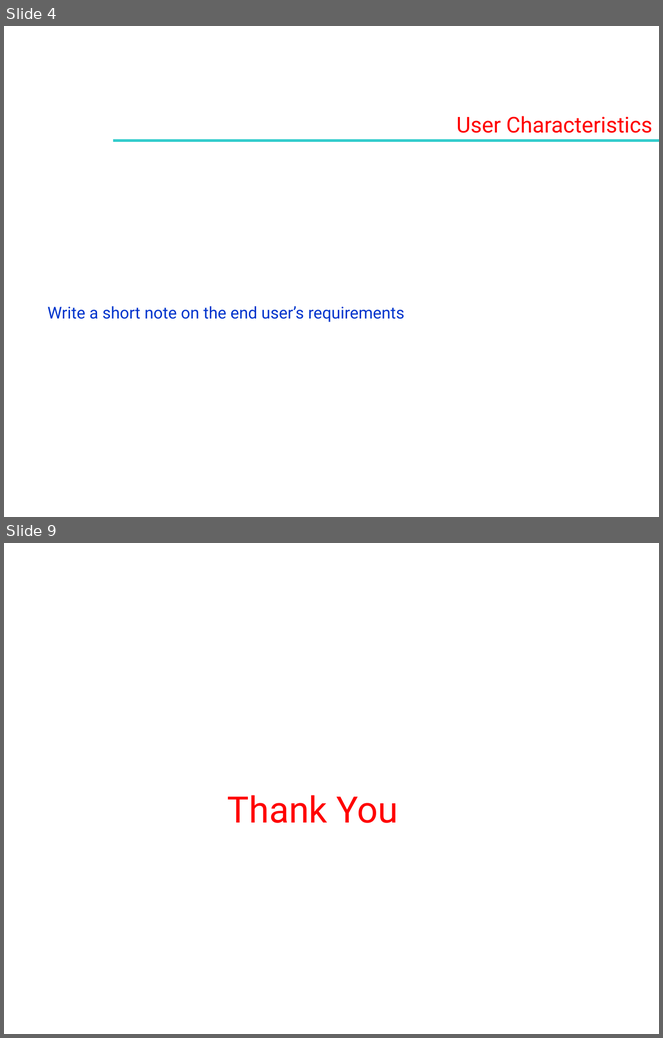
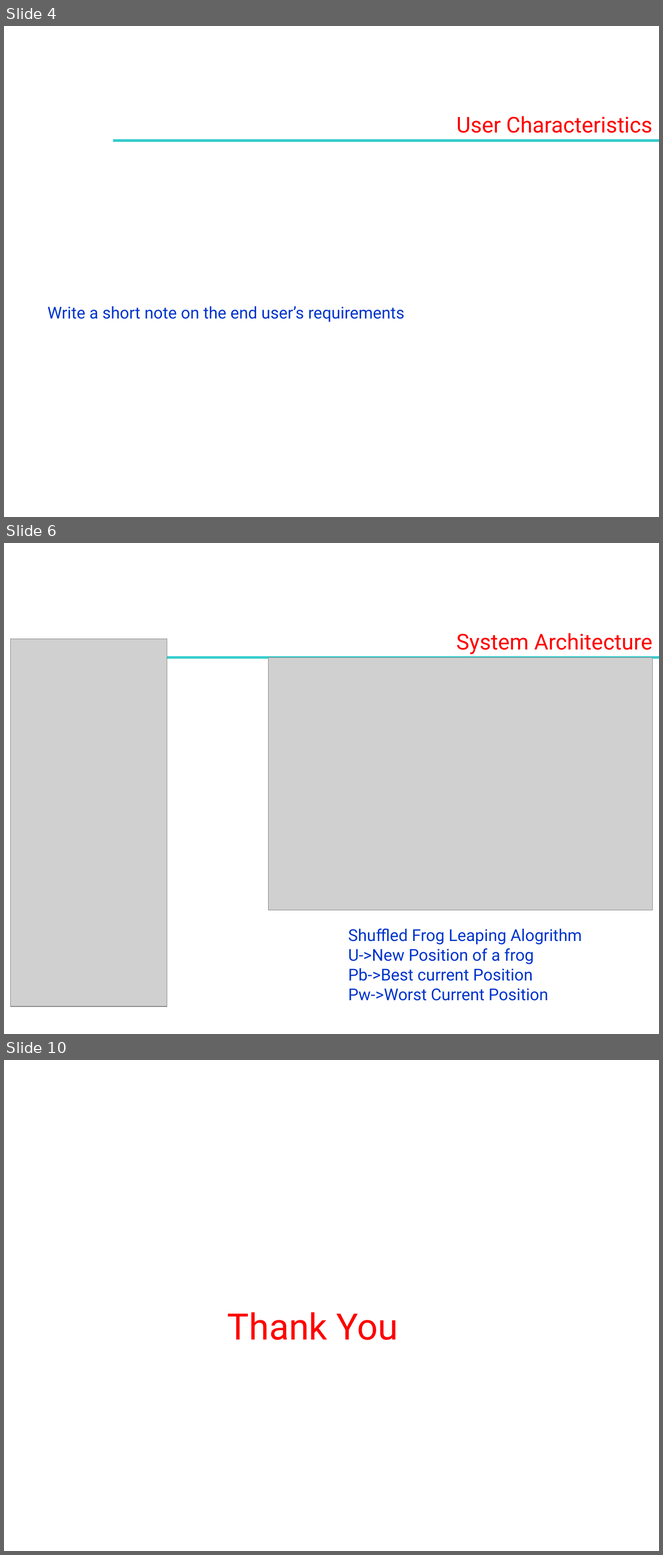
Before and after one commit to Surya-Narayan/Pacman, a slide deck: Resources/Presentation/Review 1 - Project Progress Presentation 2020.pptx. Shown one above the other, each under a label of ours: slides 4 and 9 before the commit, slides 4, 6 and 10 after it; the slides between them are not shown. The pictures are 663x1038 and 663x1555 pixels, drawn with LibreOffice and Linux fonts; fonts in the diff are those of the drawing; grey boxes stand for pictures; background and template pictures are left out. Boxes give left, top, right and bottom in pixels: in the first picture for what was removed or moved away, otherwise in the second. Text is boxed around its words. In the diff, an @@ line names an element or a change of style, - is before the commit and + after.

```diff
--- a/Resources/Presentation/Review 1 - Project Progress Presentation 2020.pptx
+++ b/Resources/Presentation/Review 1 - Project Progress Presentation 2020.pptx
@@ slide 6 added at [4,543,659,1034], background picture (left out) @@
@@ text added at [456,633,653,654], 24 pt, text #FF0000 @@
+System Architecture
@@ picture added at [11,639,167,1007] @@
@@ rectangle added at [113,656,659,659], fill #33CCCC @@
@@ picture added at [268,657,652,911] @@
@@ text added at [348,929,582,1001], 18 pt, text #0033CC @@
+Shuffled Frog Leaping Alogrithm
+U->New Position of a frog
+Pb->Best current Position
+Pw->Worst Current Position
@@ what was slide 9 is now slide 10 @@
```
Also in this commit, not shown: 5 slides changed, 1 other slide added, 1 slide removed.
